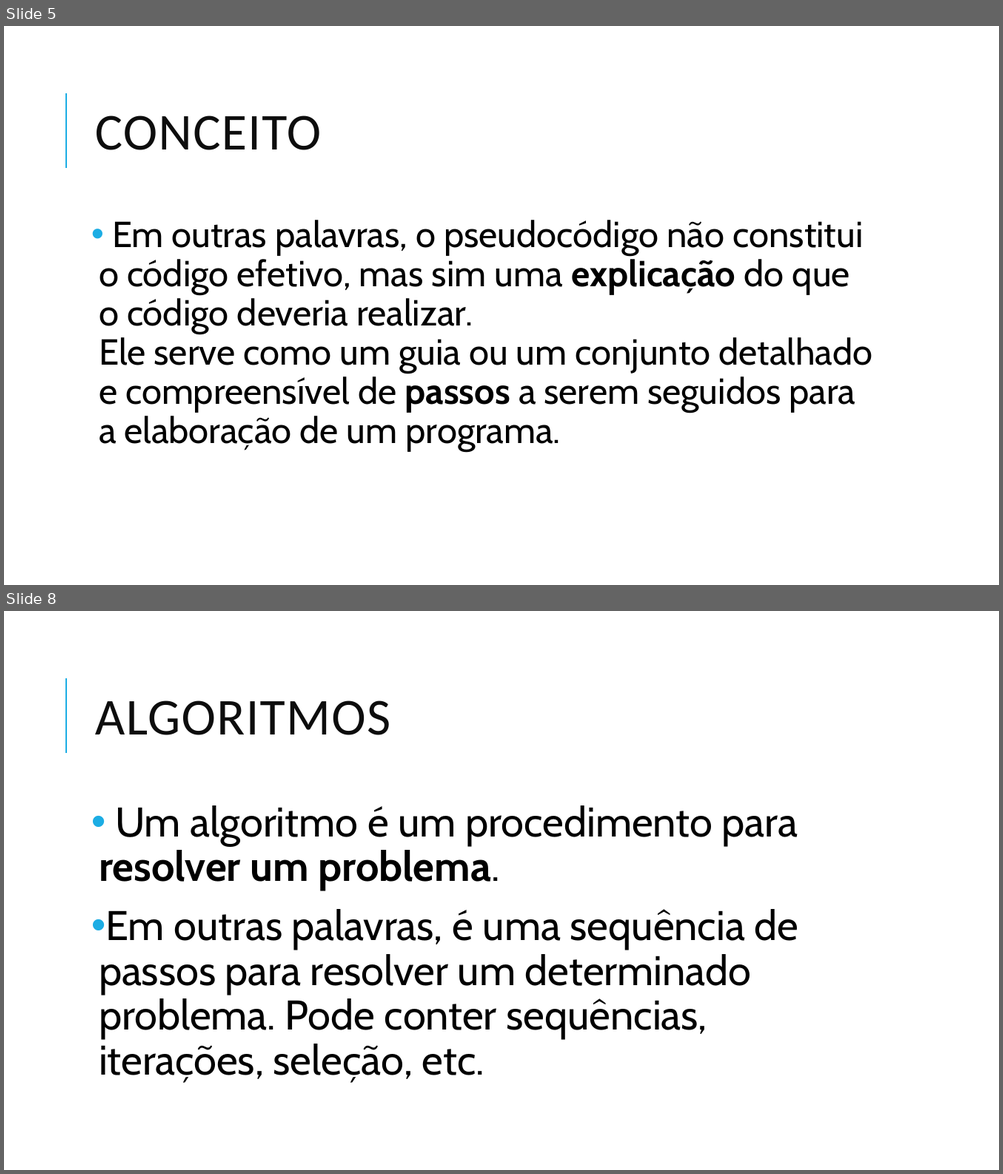
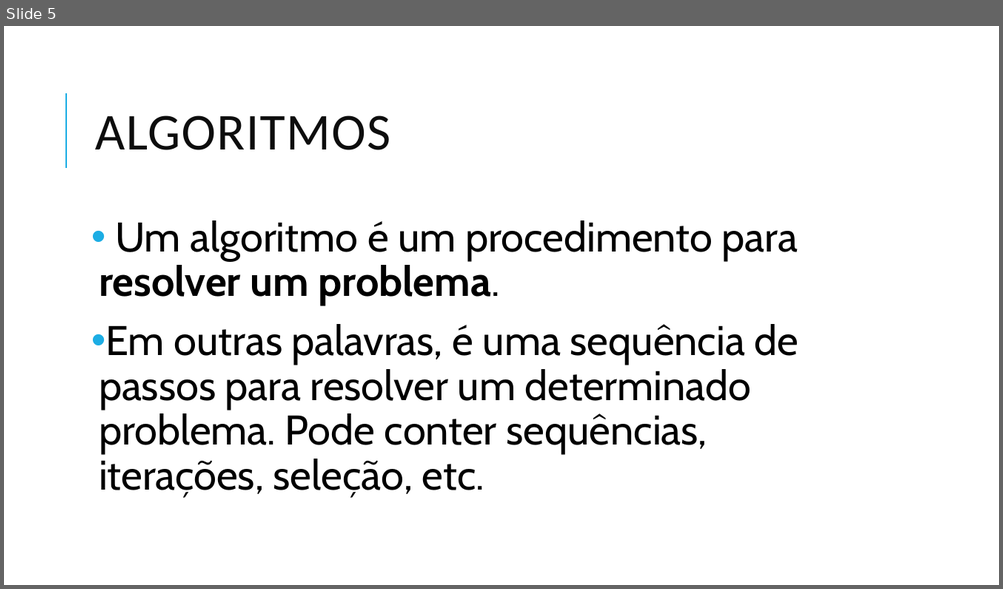
Before and after one commit to danhpaiva/una-teach-mca-202602, a slide deck: slide/teorica/01/01.raciocinio_logico_alg.pptx. Shown one above the other, each under a label of ours: slides 5 and 8 before the commit, slide 5 after it; the slides between them are not shown. The pictures are 1003x1174 and 1003x589 pixels, drawn with LibreOffice and Linux fonts; fonts in the diff are those of the drawing. Boxes give left, top, right and bottom in pixels: in the first picture for what was removed or moved away, otherwise in the second. Text is boxed around its words. In the diff, an @@ line names an element or a change of style, - is before the commit and + after.

```diff
--- a/slide/teorica/01/01.raciocinio_logico_alg.pptx
+++ b/slide/teorica/01/01.raciocinio_logico_alg.pptx
@@ slide 5 removed at (4, 26, 999, 585), background #FFFFFF; not listed: 1 template element that a slide beside it also shows @@
@@ title removed at (95, 116, 321, 150) @@
-CONCEITO
@@ text removed at (99, 220, 872, 452) @@
-• Em outras palavras, o pseudocódigo não constitui o código efetivo, mas sim uma explicação do que o código deveria realizar.
-  Ele serve como um guia ou um conjunto detalhado e compreensível de passos a serem seguidos para a elaboração de um programa.
@@ what was slide 8 is now slide 5 @@
```
Also in this commit, not shown: 4 slides changed, 1 slide added, 7 other slides removed, 1 other file.
